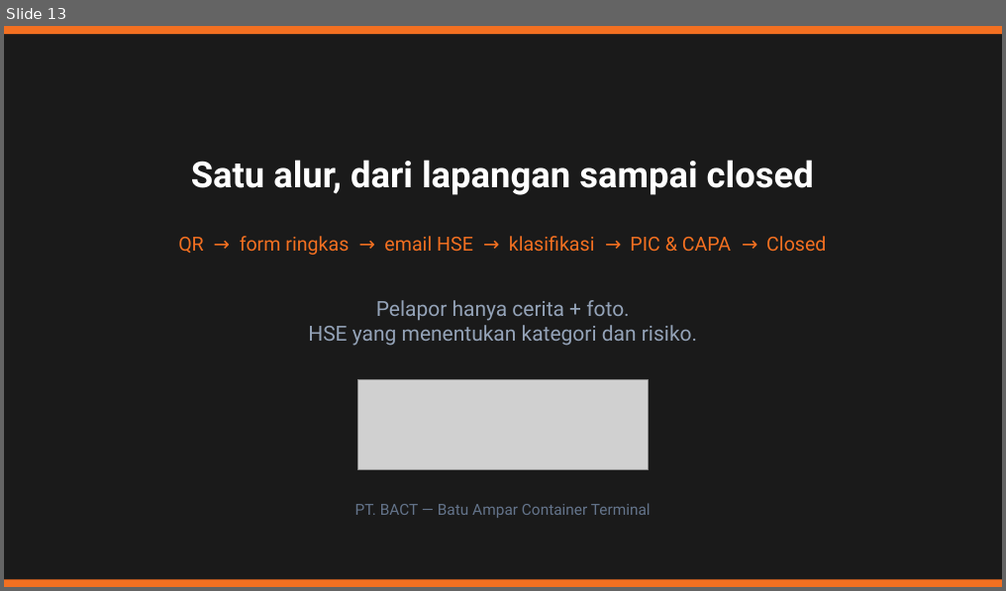
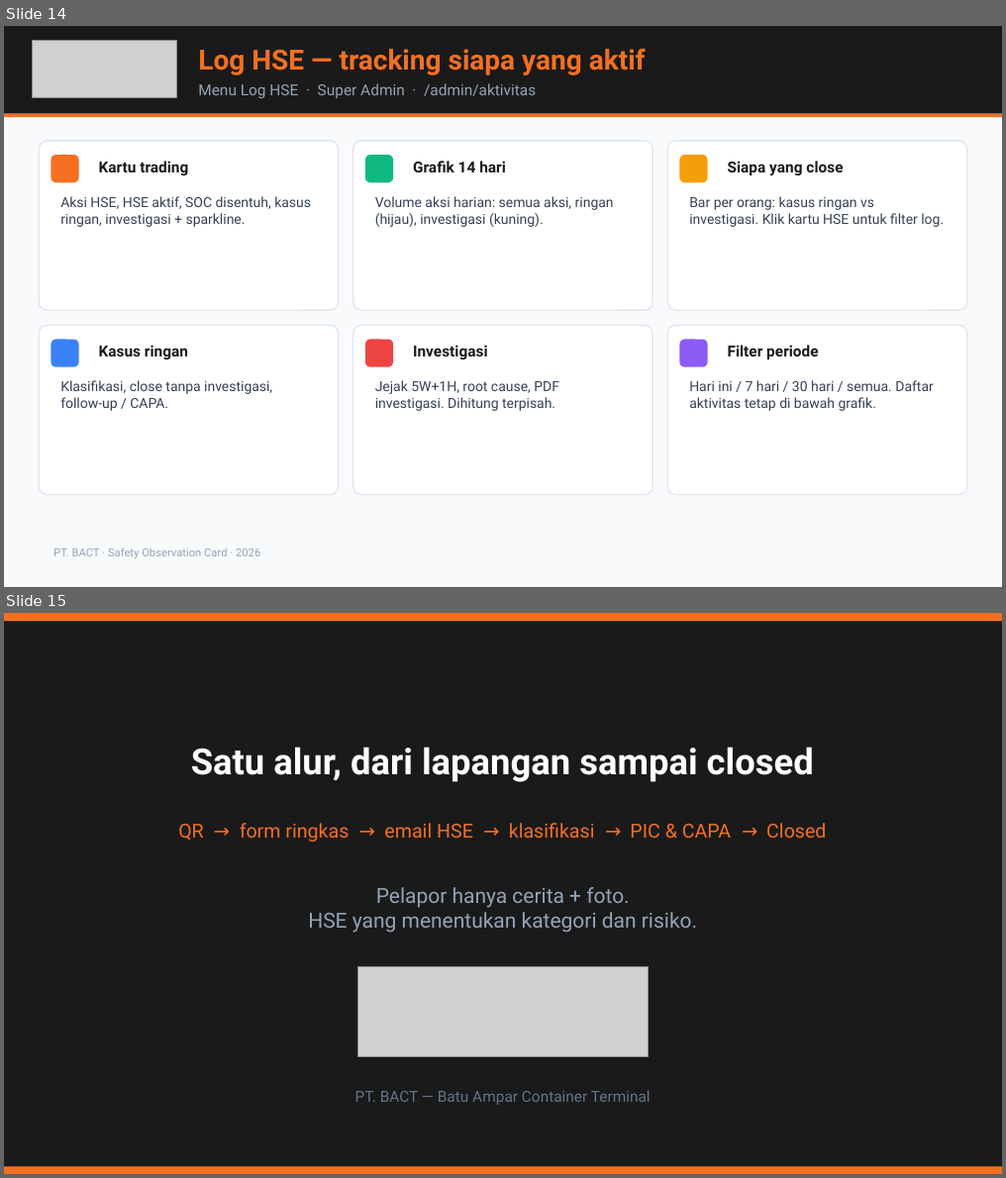
Before and after one commit to msatibi32/bact-safety-observation-modern, a slide deck: supabase/BACT-SOC-Presentasi-HSE.pptx. Shown one above the other, each under a label of ours: slide 13 before the commit, slides 14 and 15 after it. The pictures are 1006x591 and 1006x1178 pixels, drawn with LibreOffice and Linux fonts; fonts in the diff are those of the drawing; grey boxes stand for pictures. Boxes give left, top, right and bottom in pixels: in the first picture for what was removed or moved away, otherwise in the second. Text is boxed around its words. In the diff, an @@ line names an element or a change of style, - is before the commit and + after.

```diff
--- a/supabase/BACT-SOC-Presentasi-HSE.pptx
+++ b/supabase/BACT-SOC-Presentasi-HSE.pptx
@@ slide 14 added at bbox=[4, 26, 1002, 587], background #F8FAFC @@
@@ rectangle added at bbox=[4, 26, 1002, 114], fill #1A1A1A @@
@@ picture added at bbox=[32, 40, 176, 98] @@
@@ text added at bbox=[198, 48, 646, 76], 20 pt, text #F37021, bold @@
+Log HSE — tracking siapa yang aktif
@@ text added at bbox=[198, 83, 536, 98], 11 pt, text #94A3B8 @@
+Menu Log HSE · Super Admin · /admin/aktivitas
@@ rectangle added at bbox=[4, 114, 1002, 118], fill #F37021 @@
@@ rounded rectangle added at bbox=[39, 141, 339, 310], fill #FFFFFF, outline #E2E8F0 1 pt @@
@@ rounded rectangle added at bbox=[353, 141, 652, 310], fill #FFFFFF, outline #E2E8F0 1 pt @@
@@ rounded rectangle added at bbox=[667, 141, 967, 310], fill #FFFFFF, outline #E2E8F0 1 pt @@
@@ rounded rectangle added at bbox=[51, 155, 79, 182], fill #F37021 @@
@@ text added at bbox=[99, 161, 188, 175], 11 pt, text #1A1A1A, bold @@
+Kartu trading
@@ rounded rectangle added at bbox=[365, 155, 393, 182], fill #10B981 @@
@@ text added at bbox=[413, 161, 506, 173], 11 pt, text #1A1A1A, bold @@
+Grafik 14 hari
@@ rounded rectangle added at bbox=[679, 155, 708, 182], fill #F59E0B @@
@@ text added at bbox=[728, 161, 843, 176], 11 pt, text #1A1A1A, bold @@
+Siapa yang close
@@ text added at bbox=[60, 196, 311, 227], 10 pt, text #334155 @@
+Aksi HSE, HSE aktif, SOC disentuh, kasus ringan, investigasi + sparkline.
@@ text added at bbox=[375, 196, 614, 227], 10 pt, text #334155 @@
+Volume aksi harian: semua aksi, ringan (hijau), investigasi (kuning).
@@ text added at bbox=[689, 196, 944, 227], 10 pt, text #334155 @@
+Bar per orang: kasus ringan vs investigasi. Klik kartu HSE untuk filter log.
@@ rounded rectangle added at bbox=[39, 325, 339, 495], fill #FFFFFF, outline #E2E8F0 1 pt @@
@@ rounded rectangle added at bbox=[51, 340, 79, 368], fill #3B82F6 @@
@@ text added at bbox=[99, 345, 188, 360], 11 pt, text #1A1A1A, bold @@
+Kasus ringan
@@ rounded rectangle added at bbox=[353, 325, 652, 495], fill #FFFFFF, outline #E2E8F0 1 pt @@
@@ rounded rectangle added at bbox=[365, 340, 393, 368], fill #EF4444 @@
@@ text added at bbox=[413, 345, 488, 360], 11 pt, text #1A1A1A, bold @@
+Investigasi
@@ rounded rectangle added at bbox=[667, 325, 967, 495], fill #FFFFFF, outline #E2E8F0 1 pt @@
@@ rounded rectangle added at bbox=[679, 340, 708, 368], fill #8B5CF6 @@
@@ text added at bbox=[728, 345, 818, 360], 11 pt, text #1A1A1A, bold @@
+Filter periode
@@ text added at bbox=[60, 380, 272, 411], 10 pt, text #334155 @@
+Klasifikasi, close tanpa investigasi, follow-up / CAPA.
@@ text added at bbox=[375, 380, 559, 411], 10 pt, text #334155 @@
+Jejak 5W+1H, root cause, PDF investigasi. Dihitung terpisah.
@@ text added at bbox=[689, 380, 933, 411], 10 pt, text #334155 @@
+Hari ini / 7 hari / 30 hari / semua. Daftar aktivitas tetap di bawah grafik.
@@ text added at bbox=[54, 548, 260, 559], 8 pt, text #94A3B8 @@
+PT. BACT · Safety Observation Card · 2026
@@ what was slide 13 is now slide 15 @@
```
Also in this commit, not shown: 4 slides changed, 1 other slide added, 8 other files.
